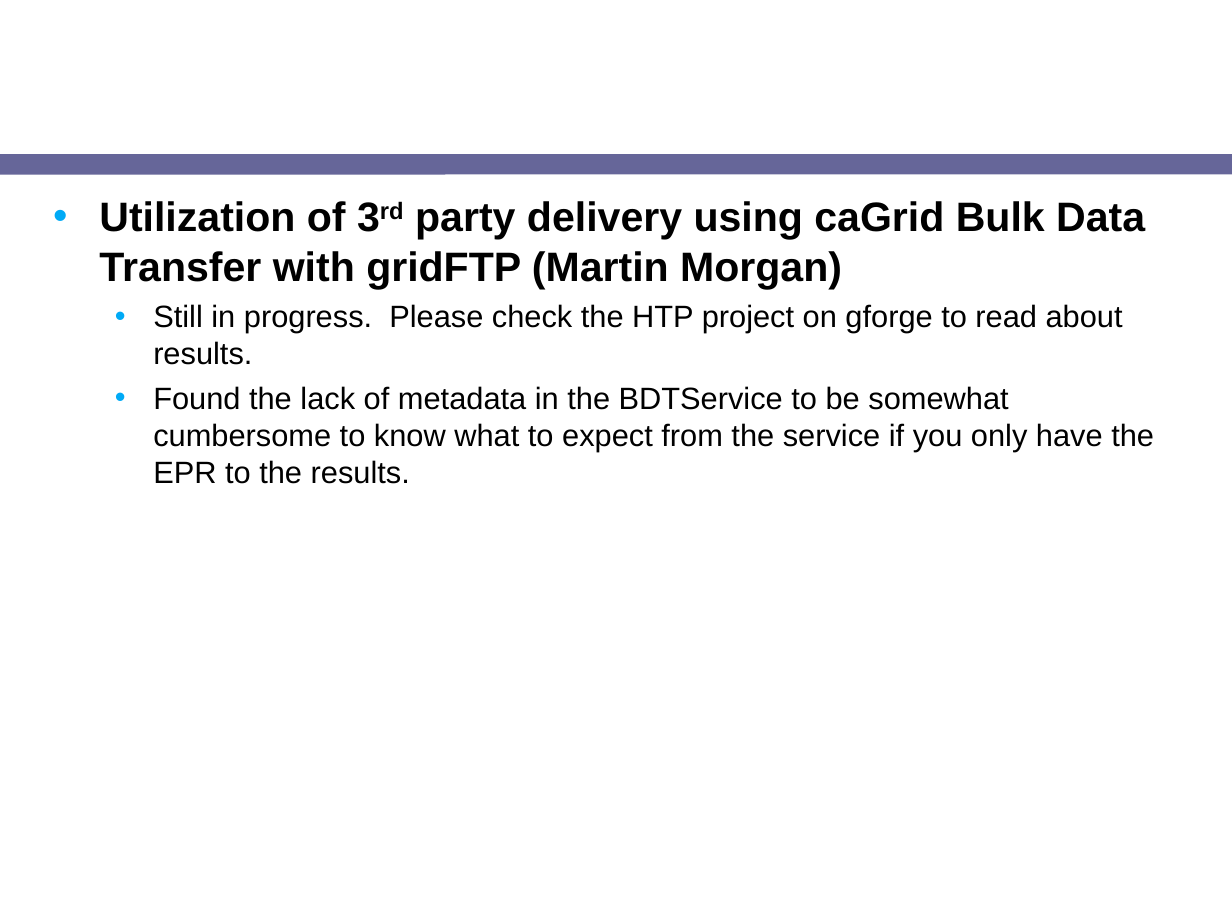
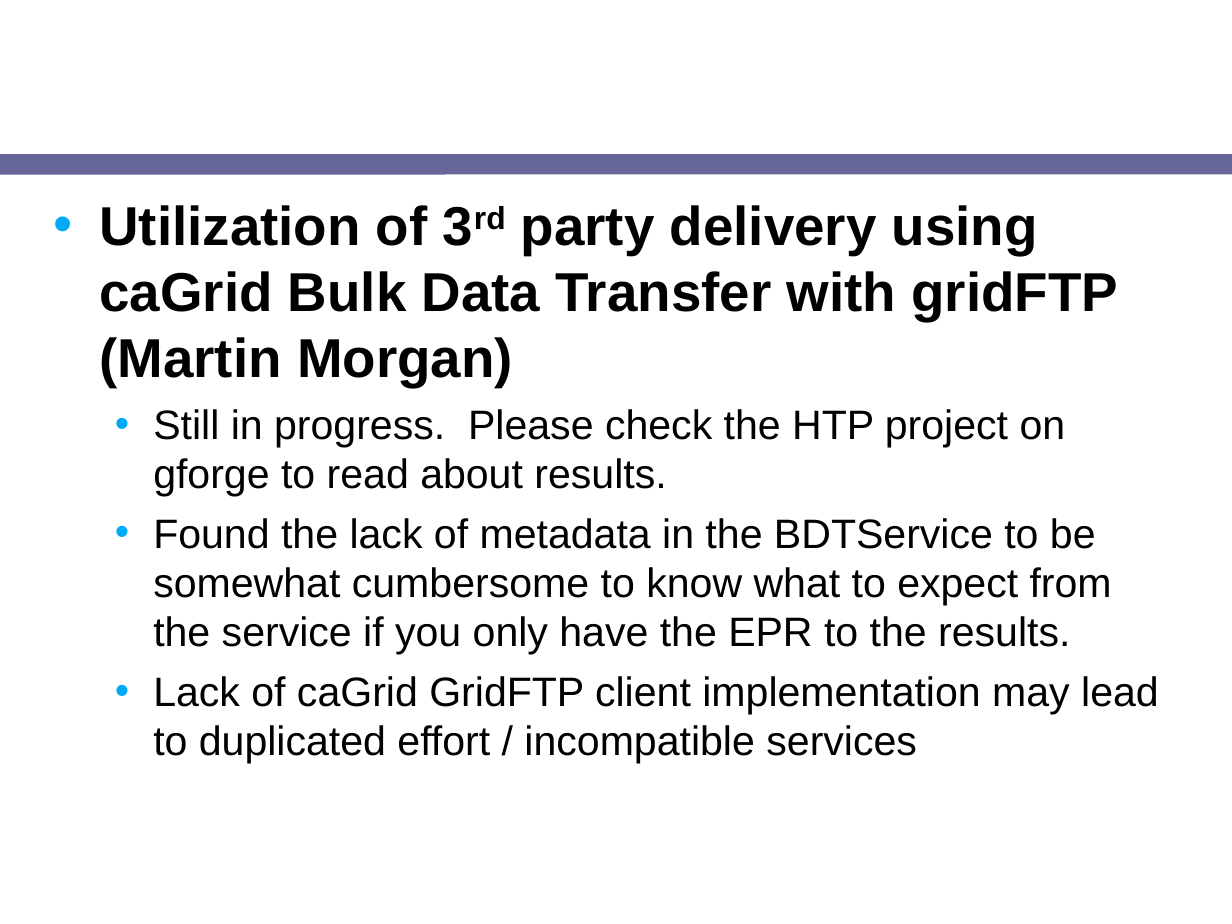
Before and after one commit to NCIP/cagrid-portal, a slide deck: slide 9 of cagrid-1-0/Documentation/presentations/200708_VCDE_ARCH/20070807_Day2_ICR-HTP-update.ppt (slide 8 before the commit). Drawn at 1232x924 pixels with LibreOffice and Linux fonts; fonts in the diff are those of the drawing; background and template pictures are left out. Boxes give left, top, right and bottom in pixels: in the first picture for what was removed or moved away, otherwise in the second. Text is boxed around its words. In the diff, an @@ line names an element or a change of style, - is before the commit and + after.

```diff
--- a/cagrid-1-0/Documentation/presentations/200708_VCDE_ARCH/20070807_Day2_ICR-HTP-update.ppt
+++ b/cagrid-1-0/Documentation/presentations/200708_VCDE_ARCH/20070807_Day2_ICR-HTP-update.ppt
@@ text at [99, 205, 1118, 655]: size 24 to 32 pt in "Utilization of 3rd party delivery using caGrid ..."; size 18 to 24 pt in "Still in progress. Please check the HTP ...", "Found the lack of metadata in the ..."; more space between paragraphs @@
@@ text at [153, 676, 1159, 763]: paragraph added @@
+  • Lack of caGrid GridFTP client implementation may lead to duplicated effort / incompatible services
```
Also in this commit, not shown: 3 other slides changed, 2 slides added, 1 slide removed.
